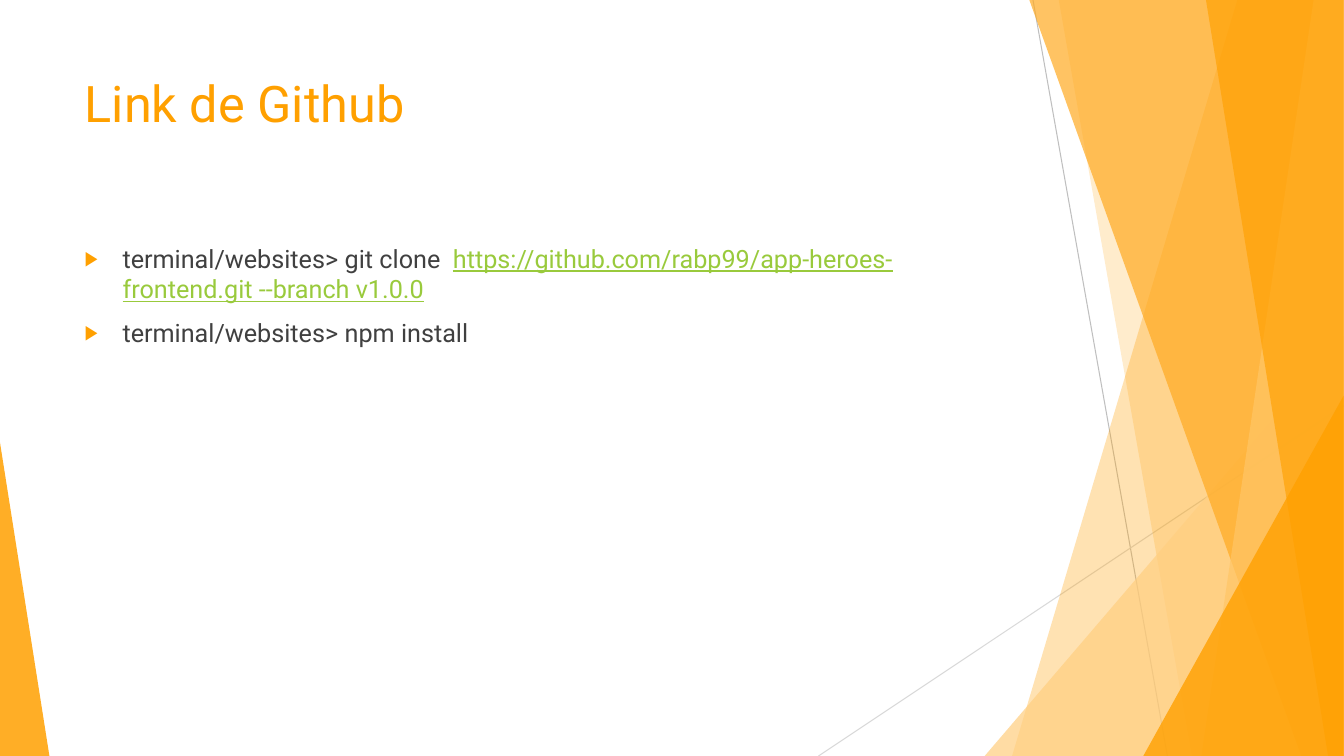
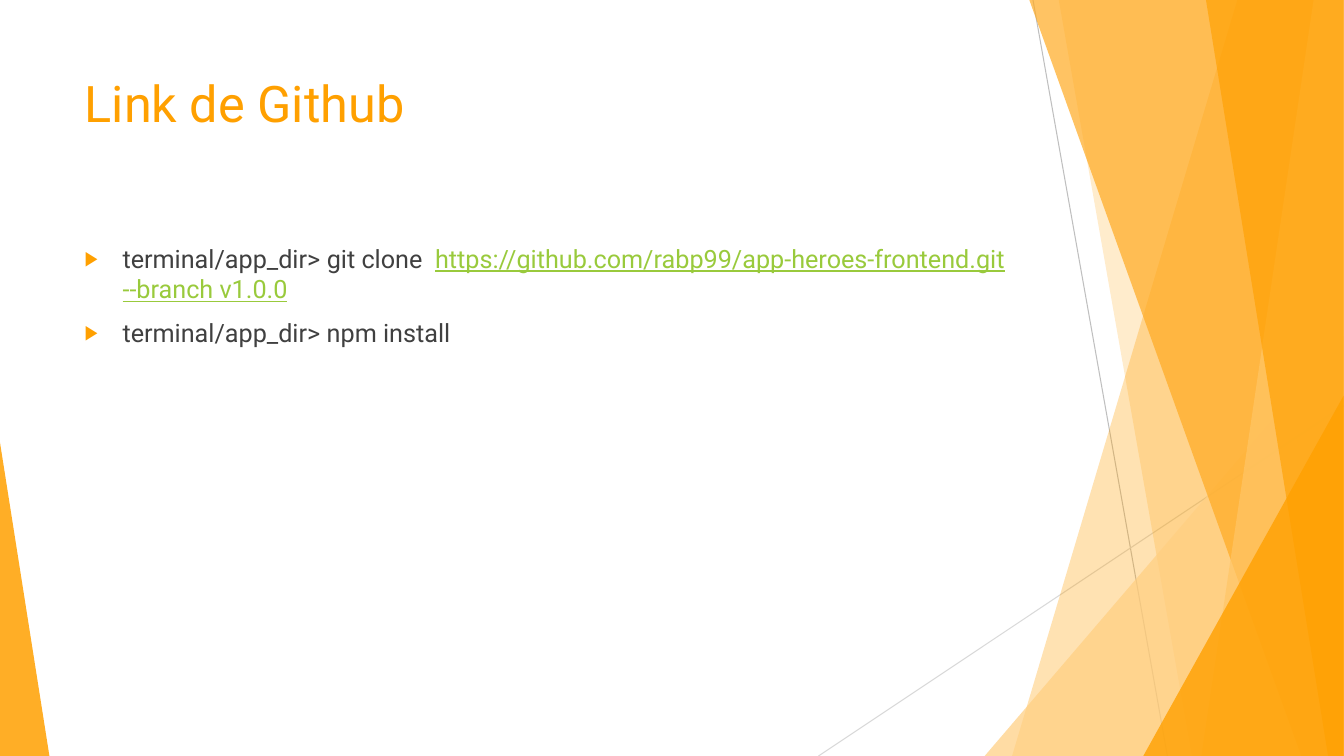
Before and after one commit to rabp99/app-heroes-frontend, a slide deck: slide 11 of documentacion/clase 2.pptx (slide 9 before the commit). Drawn at 1344x756 pixels with LibreOffice and Linux fonts; fonts in the diff are those of the drawing. Boxes give left, top, right and bottom in pixels: in the first picture for what was removed or moved away, otherwise in the second. Text is boxed around its words. In the diff, an @@ line names an element or a change of style, - is before the commit and + after.

```diff
--- a/documentacion/clase 2.pptx
+++ b/documentacion/clase 2.pptx
@@ text at box(123, 249, 1005, 347): text changed @@
-▶ terminal/websites> git clone https://github.com/rabp99/app-heroes-frontend.git --branch v1.0.0
-▶ terminal/websites> npm install
+▶ terminal/app_dir> git clone https://github.com/rabp99/app-heroes-frontend.git --branch v1.0.0
+▶ terminal/app_dir> npm install
```
Also in this commit, not shown: 1 other slide changed, 2 slides added, 20 other files.
